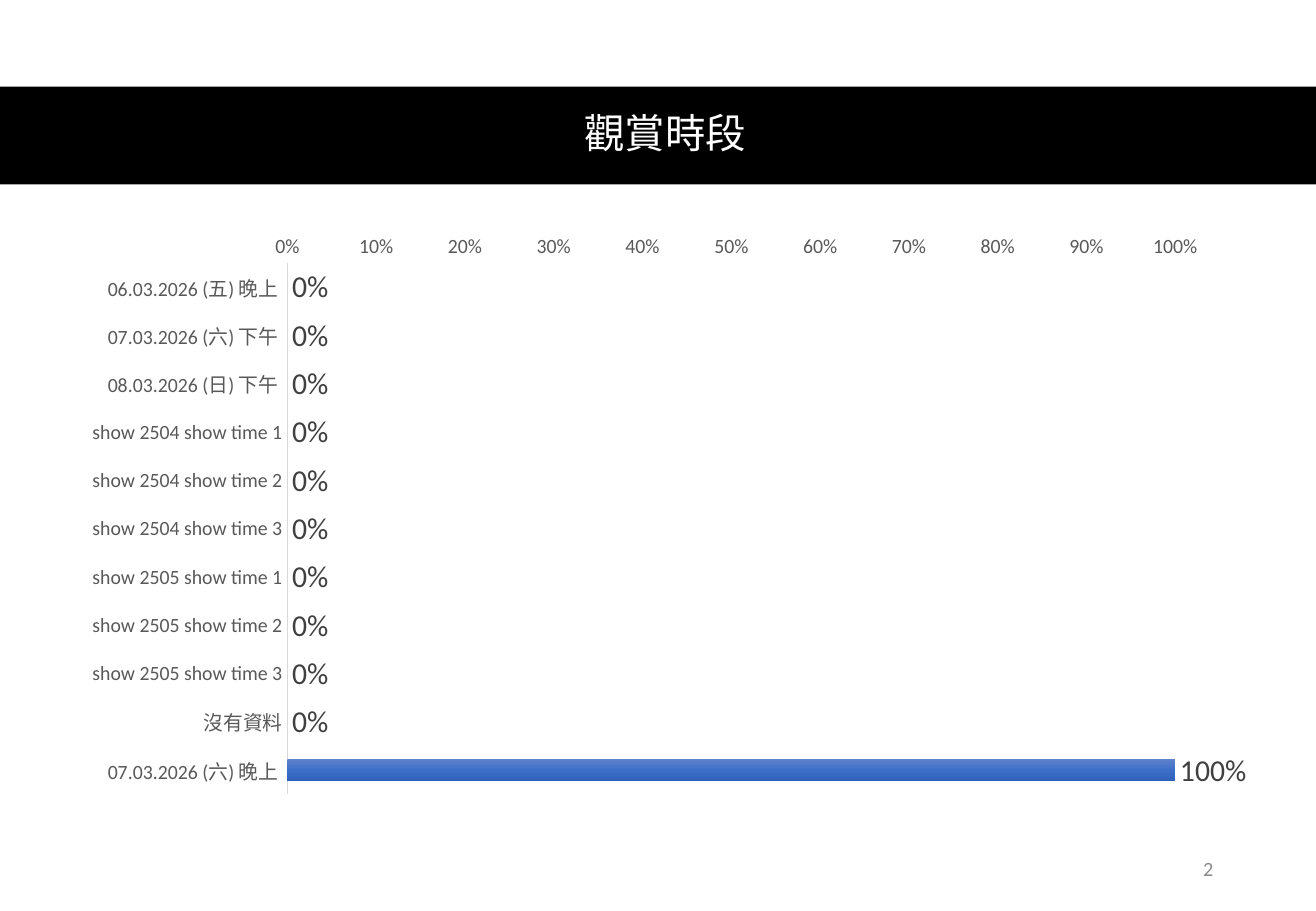
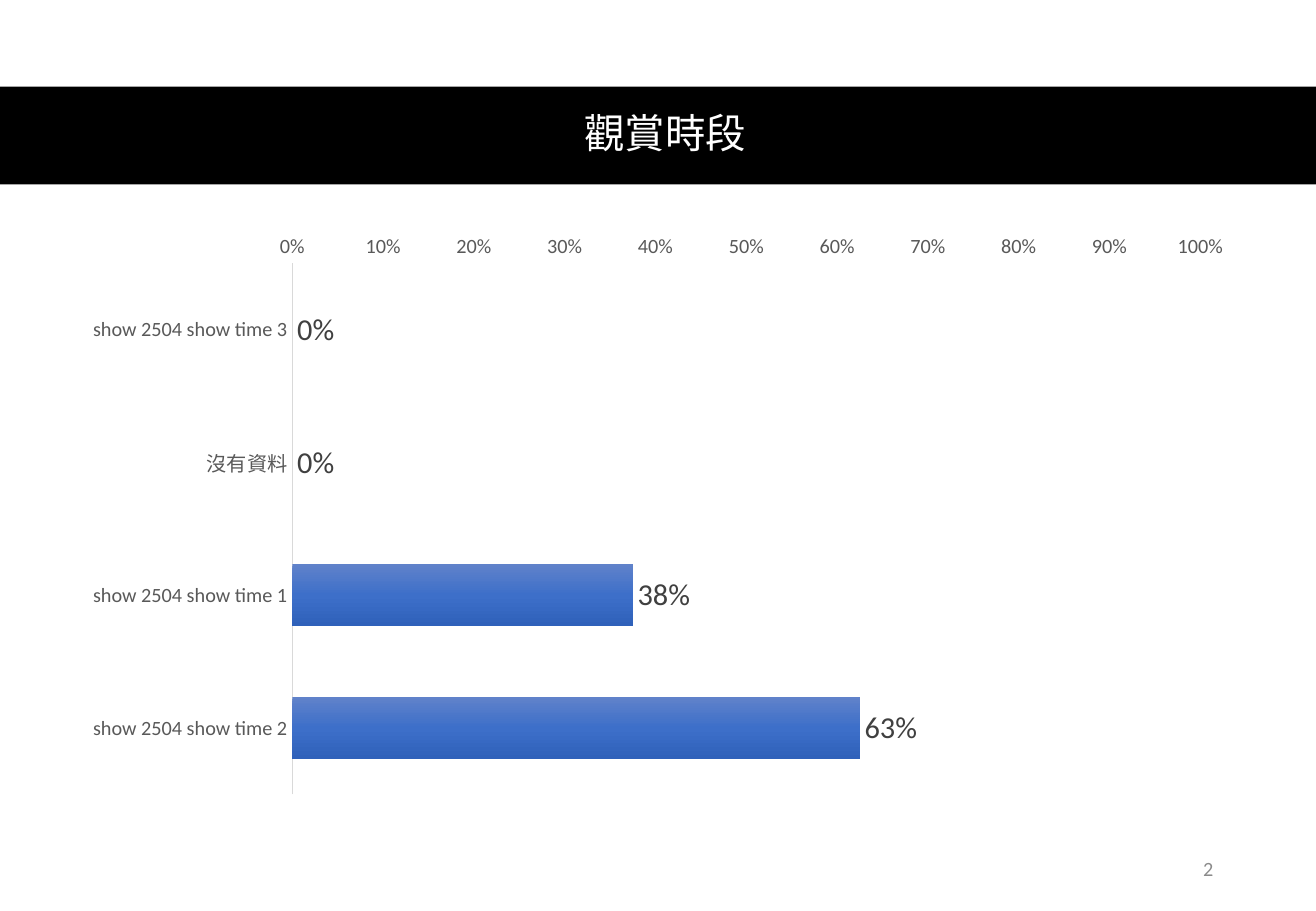
Before and after one commit to wintonau/hkdance2026a, a slide deck: slide 2 of app/static/HKDANCE2026-首次觀賞.pptx. Drawn at 1316x911 pixels with LibreOffice and Linux fonts; fonts in the diff are those of the drawing. Boxes give left, top, right and bottom in pixels: in the first picture for what was removed or moved away, otherwise in the second. Text is boxed around its words. In the diff, an @@ line names an element or a change of style, - is before the commit and + after.

```diff
--- a/app/static/HKDANCE2026-首次觀賞.pptx
+++ b/app/static/HKDANCE2026-首次觀賞.pptx
@@ bar chart at (x1=69, y1=222, x2=1247, y2=807) @@
-categories: 06.03.2026 (五) 晚上 , 07.03.2026 (六) 下午 , 08.03.2026 (⽇) 下午 , show 2504 show time 1, show 2504 show time 2, show 2504 show time 3, show 2505 show time 1, show 2505 show time 2, show 2505 show time 3, 沒有資料, 07.03.2026 (六) 晚上 
+categories: show 2504 show time 3, 沒有資料, show 2504 show time 1, show 2504 show time 2
-Series 1: 0, 0, 0, 0, 0, 0, 0, 0, 0, 0, 1
+Series 1: 0, 0, 0.38, 0.62
```
Also in this commit, not shown: 14 other slides changed, 10 other files.
